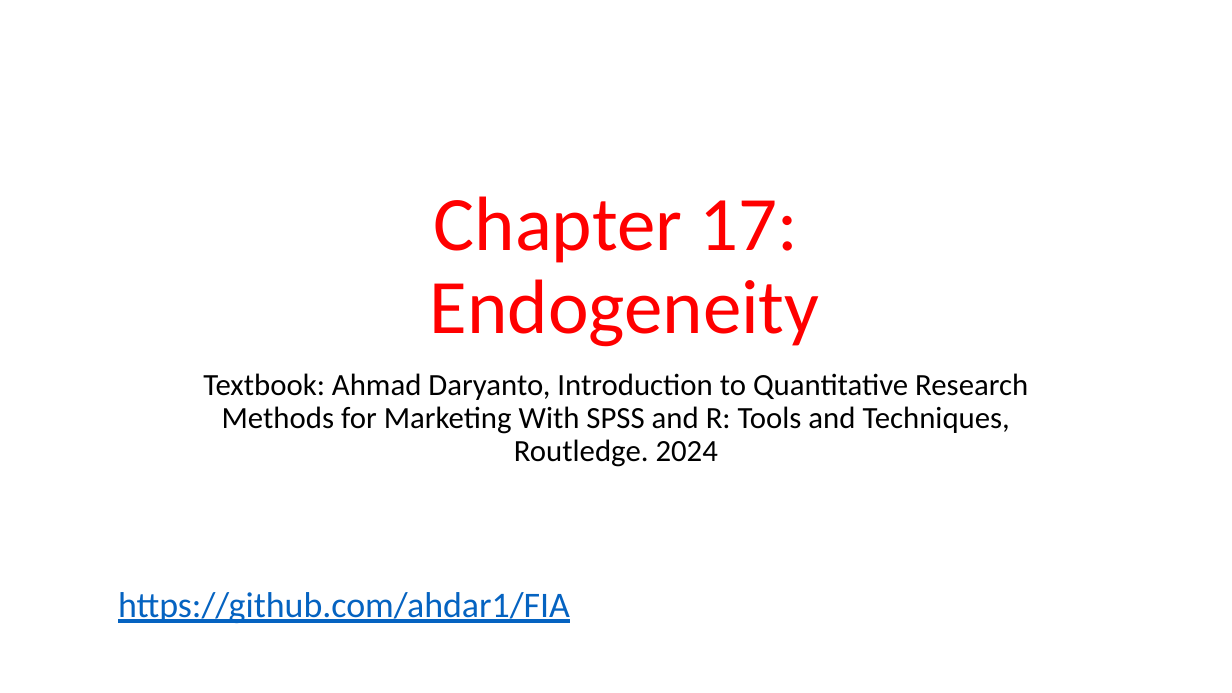
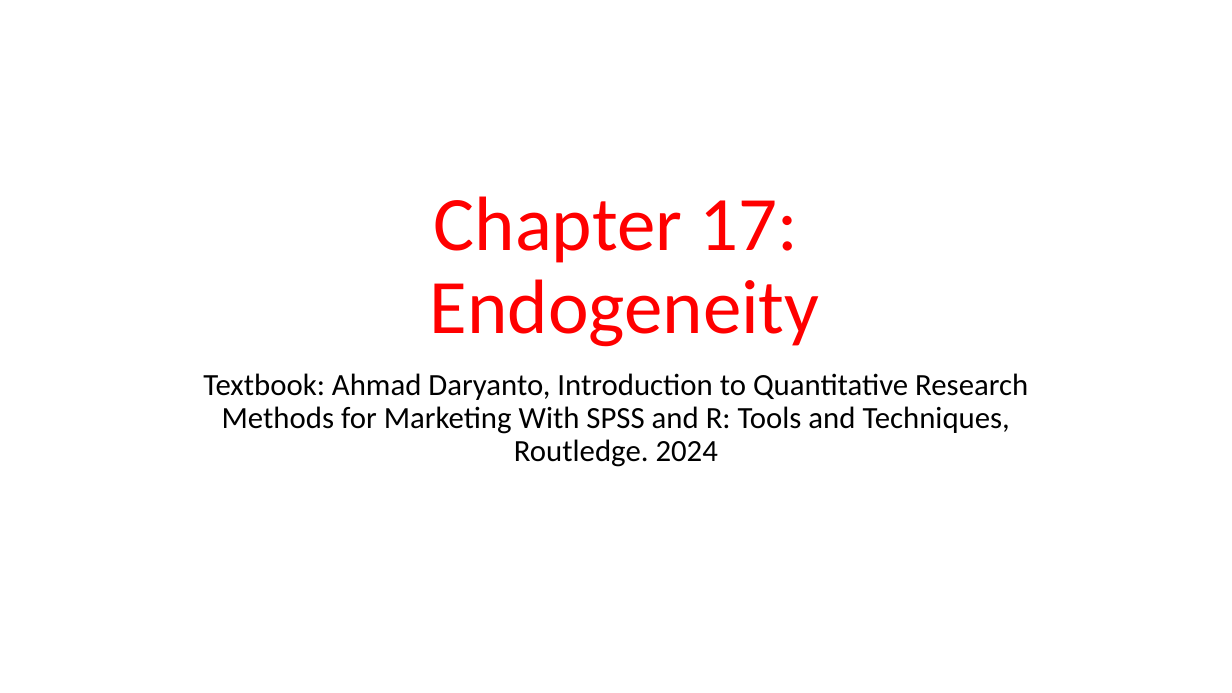
Before and after one commit to ahdar1/FIA, a slide deck: slide 2 of Endogeneity.pptx. Drawn at 1232x693 pixels with LibreOffice and Linux fonts; fonts in the diff are those of the drawing. Boxes give left, top, right and bottom in pixels: in the first picture for what was removed or moved away, otherwise in the second. Text is boxed around its words. In the diff, an @@ line names an element or a change of style, - is before the commit and + after.

```diff
--- a/Endogeneity.pptx
+++ b/Endogeneity.pptx
@@ text removed at <box>118,592,570,623</box> @@
-https://github.com/ahdar1/FIA
```
Also in this commit, not shown: 2 slides added, 1 other file.
